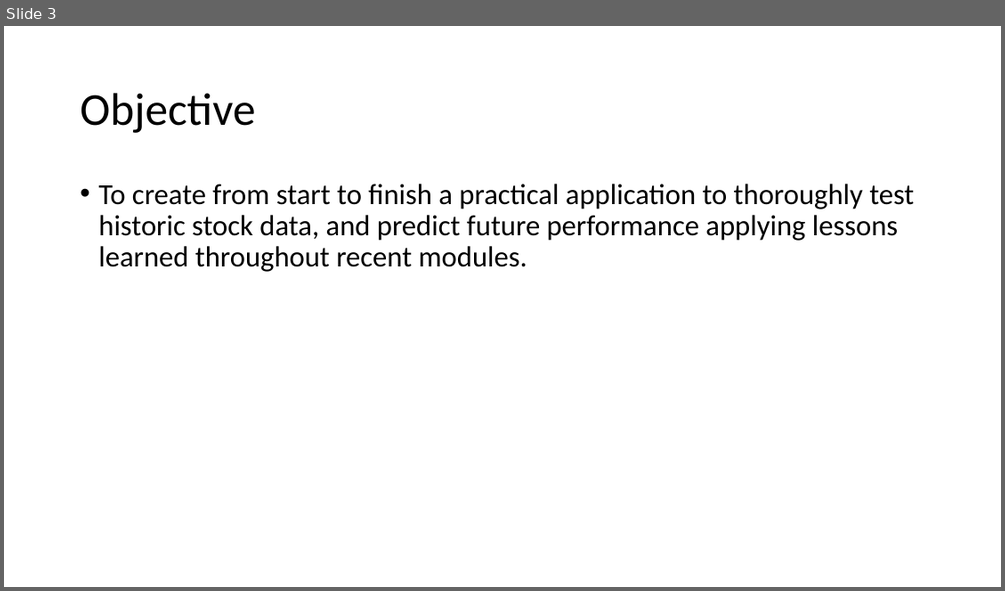
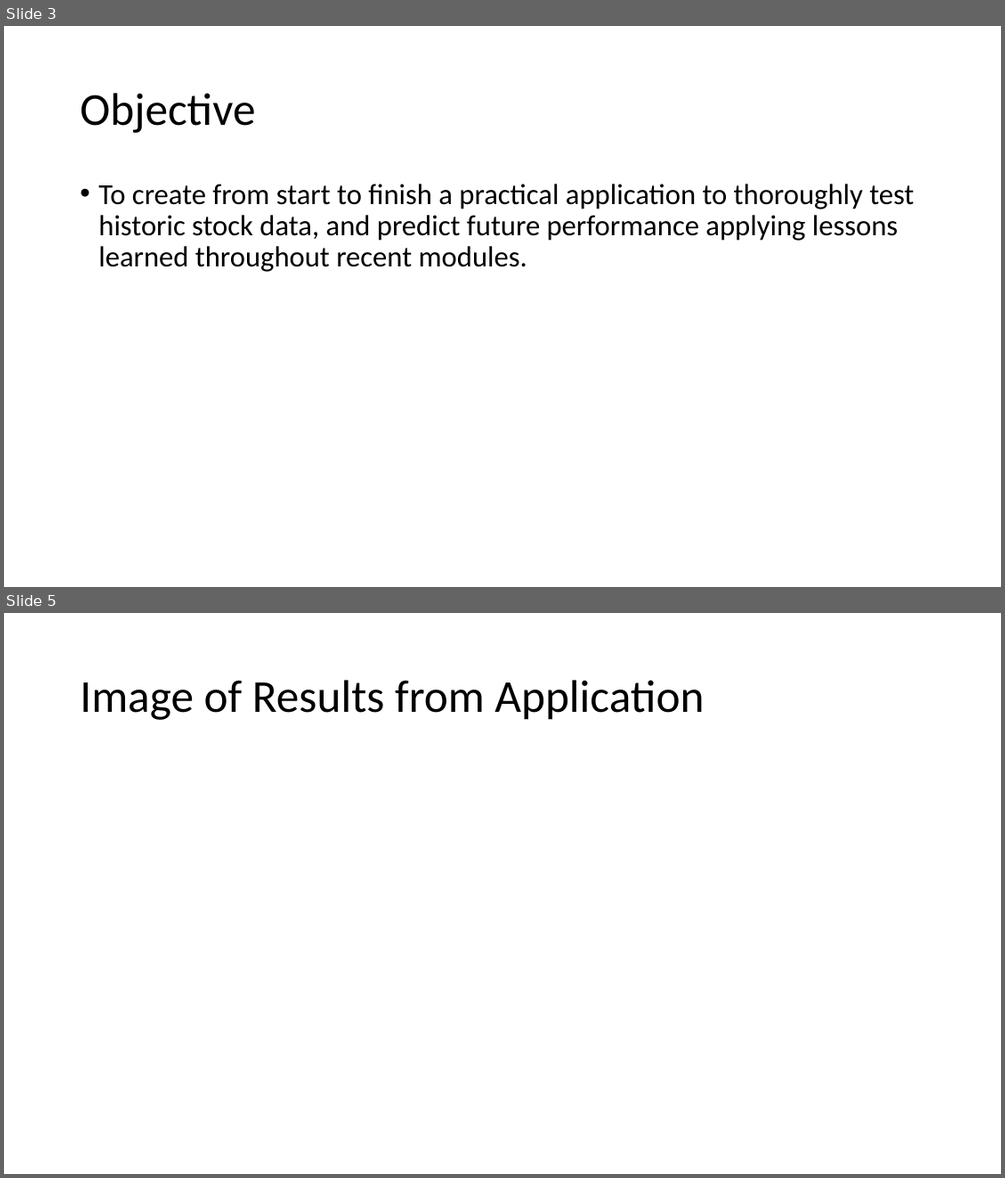
Before and after one commit to ForrestSurles/project_02, a slide deck: Intelligent_Derivation_Project_2.pptx. Shown one above the other, each under a label of ours: slide 3 before the commit, slides 3 and 5 after it; the slides between them are not shown. The pictures are 1005x591 and 1005x1178 pixels, drawn with LibreOffice and Linux fonts; fonts in the diff are those of the drawing. Boxes give left, top, right and bottom in pixels: in the first picture for what was removed or moved away, otherwise in the second. Text is boxed around its words. In the diff, an @@ line names an element or a change of style, - is before the commit and + after.

```diff
--- a/Intelligent_Derivation_Project_2.pptx
+++ b/Intelligent_Derivation_Project_2.pptx
@@ slide 5 added at [4, 613, 1001, 1174], background #FFFFFF @@
@@ title added at [80, 680, 704, 720], 44 pt, text #000000 @@
+Image of Results from Application
```
Also in this commit, not shown: 2 slides changed, 2 other slides added, 2 slides removed, 1 other file.
